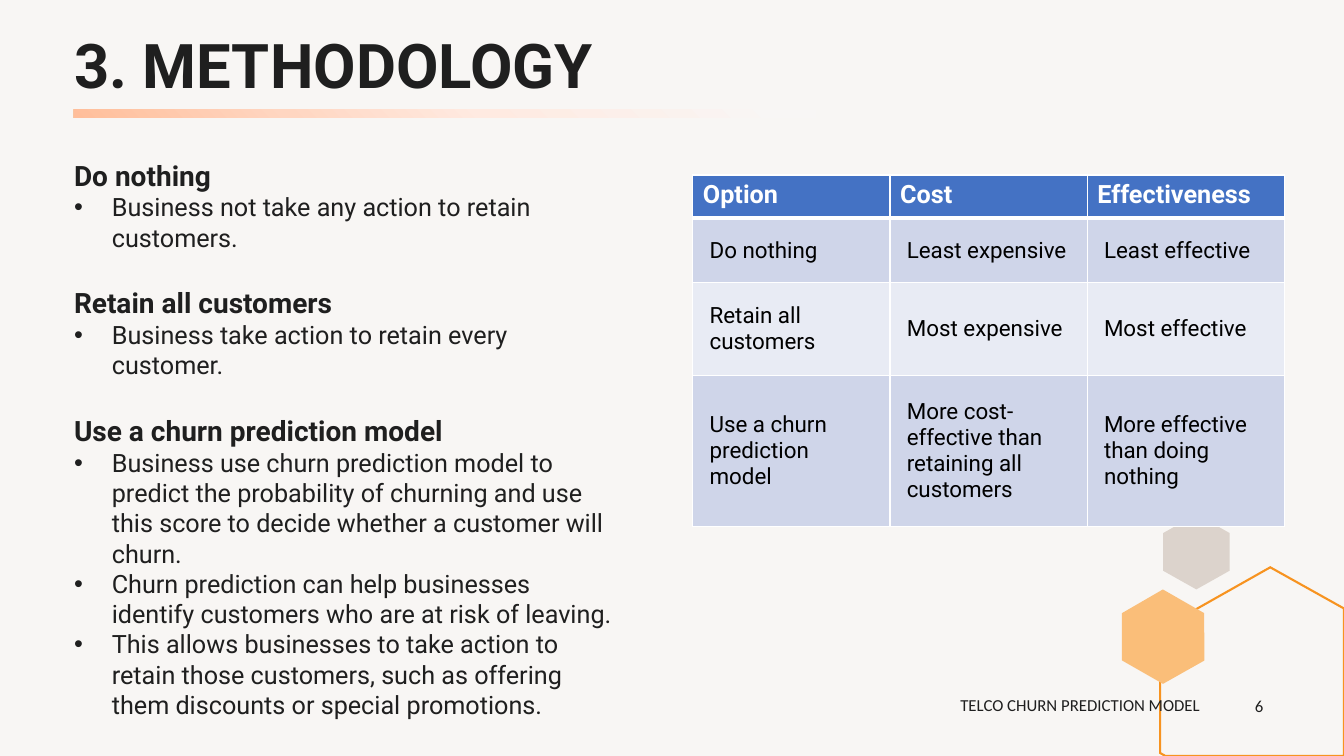
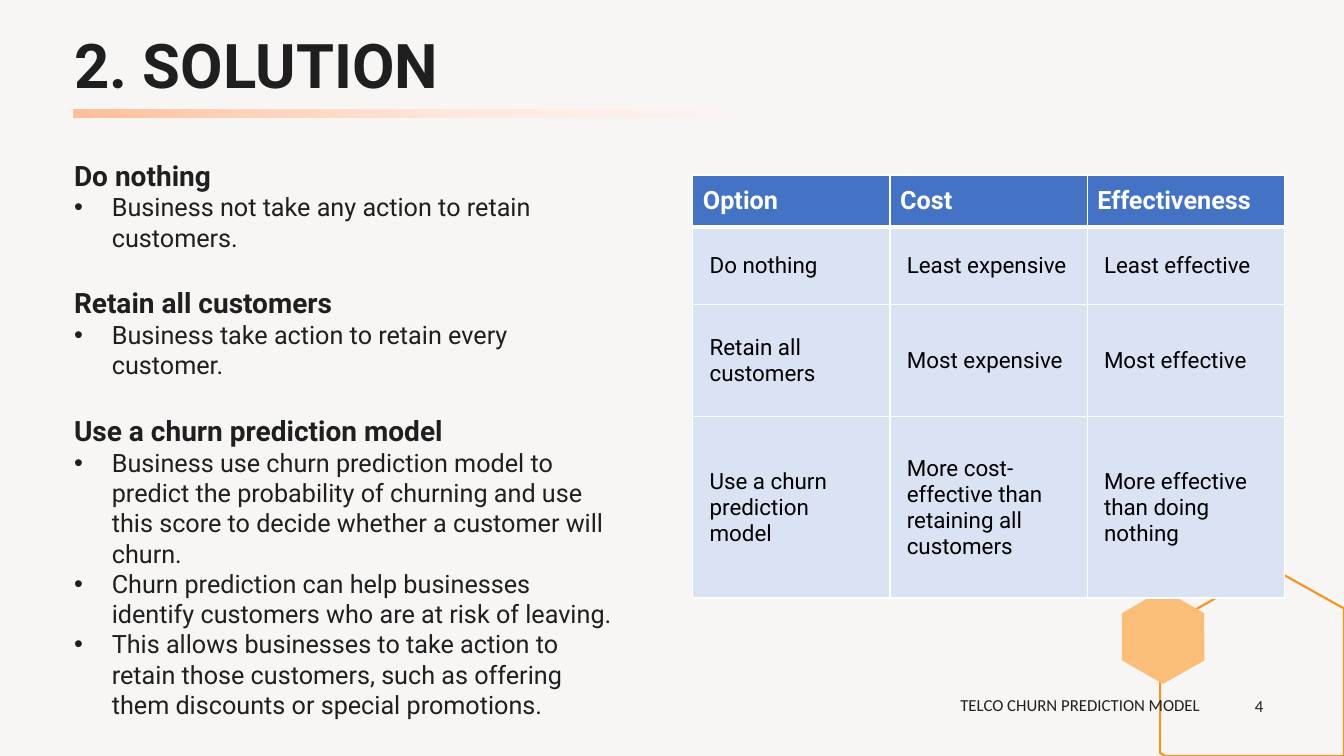
Before and after one commit to peerapat-t/Data-science-project, a slide deck: slide 4 of Telco-churn-prediction/Telco churn prediction.pptx (slide 6 before the commit). Drawn at 1344x756 pixels with LibreOffice and Linux fonts; fonts in the diff are those of the drawing. Boxes give left, top, right and bottom in pixels: in the first picture for what was removed or moved away, otherwise in the second. Text is boxed around its words. In the diff, an @@ line names an element or a change of style, - is before the commit and + after.

```diff
--- a/Telco-churn-prediction/Telco churn prediction.pptx
+++ b/Telco-churn-prediction/Telco churn prediction.pptx
@@ title at (74, 43, 439, 89): text changed @@
-3. METHODOLOGY
+2. SOLUTION
@@ table at (693, 175, 1286, 599) @@
@@ fill #CFD5EA to #DAE3F3 in 6 cells @@
@@ fill #E9EBF5 to #DAE3F3 in row 3 @@
@@ page number at (1255, 701, 1263, 712): text changed @@
-6
+4
```
Also in this commit, not shown: 7 other slides changed, 1 slide added, 2 slides removed, 4 other files.
